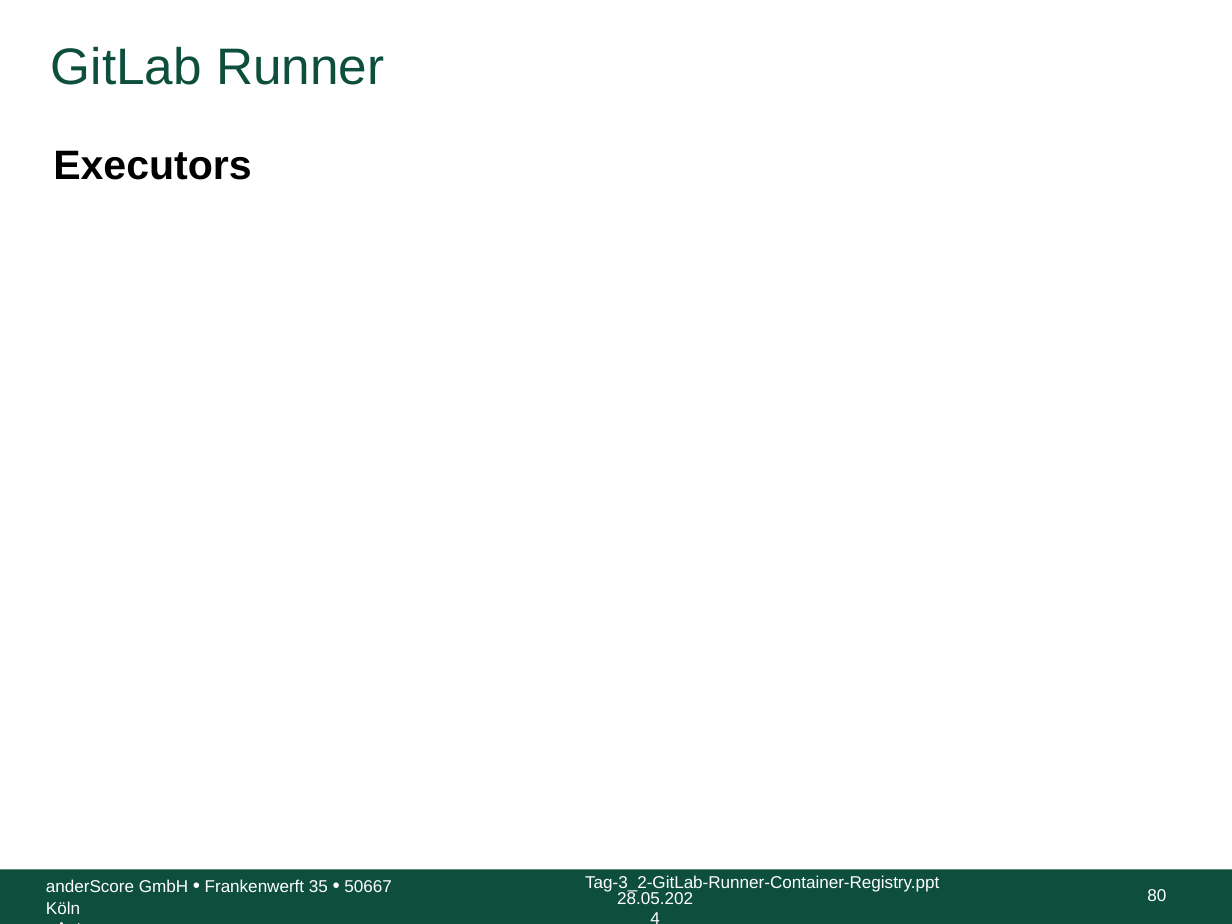
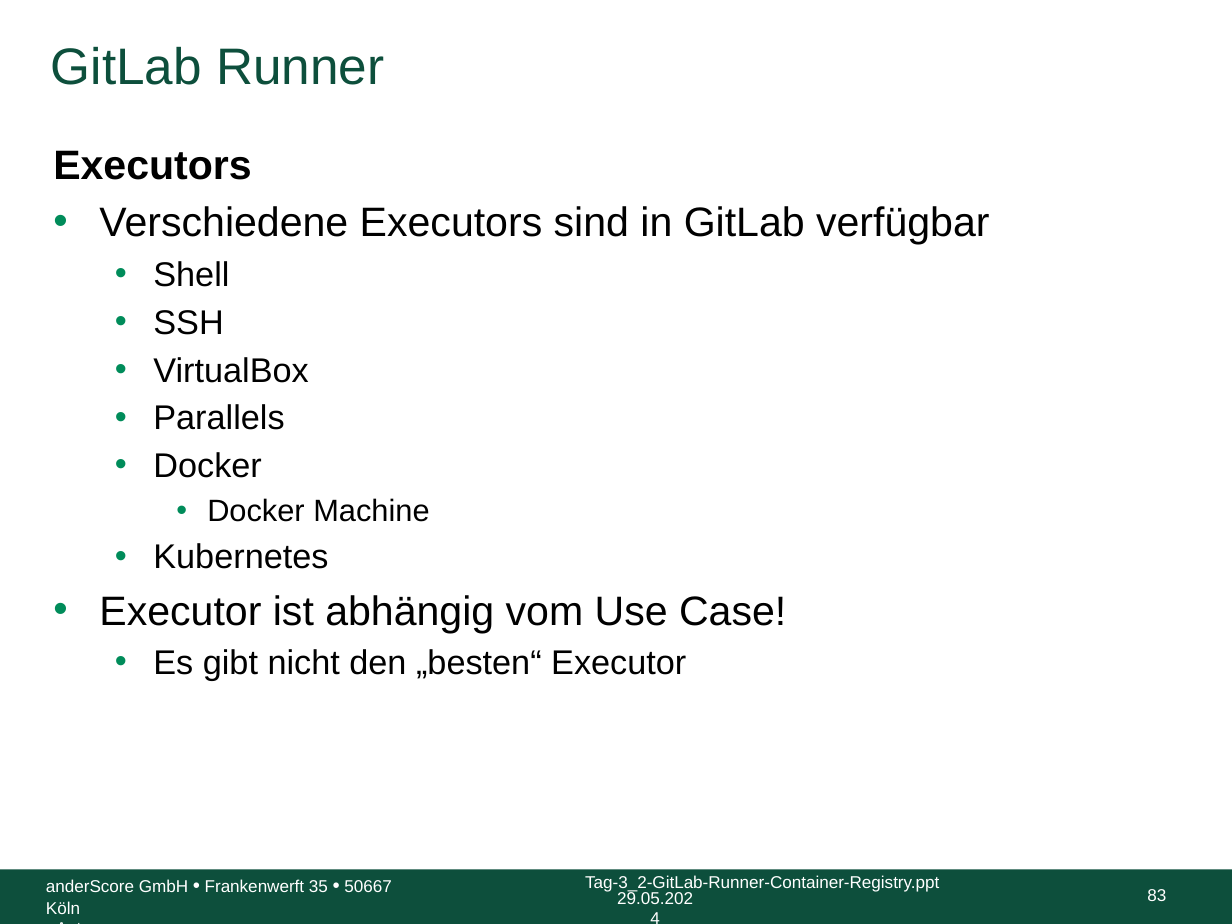
Before and after one commit to anderscore-gmbh/gitlab, a slide deck: slide 83 of slides/Tag-3_2-GitLab-Runner-Container-Registry.pptx (slide 80 before the commit). Drawn at 1232x924 pixels with LibreOffice and Linux fonts; fonts in the diff are those of the drawing; background and template pictures are left out. Boxes give left, top, right and bottom in pixels: in the first picture for what was removed or moved away, otherwise in the second. Text is boxed around its words. In the diff, an @@ line names an element or a change of style, - is before the commit and + after.

Commit message:
Tag-3_2: GitLab Executors finished.

```diff
--- a/slides/Tag-3_2-GitLab-Runner-Container-Registry.pptx
+++ b/slides/Tag-3_2-GitLab-Runner-Container-Registry.pptx
@@ text at (x1=99, y1=206, x2=989, y2=680): paragraphs added @@
+• Verschiedene Executors sind in GitLab verfügbar
+  • Shell
+  • SSH
+  • VirtualBox
+  • Parallels
+  • Docker
+    • Docker Machine
+  • Kubernetes
+• Executor ist abhängig vom Use Case!
+  • Es gibt nicht den „besten“ Executor
@@ text at (x1=617, y1=890, x2=693, y2=904): text changed @@
-28.05.2024
+29.05.2024
@@ page number at (x1=1147, y1=889, x2=1166, y2=901): text changed @@
-80
+83
```
Also in this commit, not shown: 81 other slides changed, 13 slides added, 5 other files.
